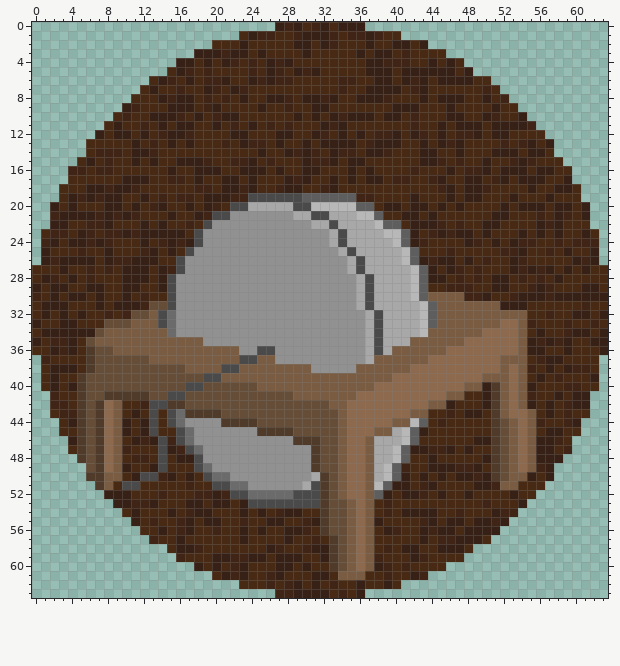
Two states of a pixel-art file, assets/images/aseprites/Salles/meule.aseprite. That is the earlier state.
64x64 pixels, 1 frame. Colours within 5 levels of each other are drawn and written as one.
Now the later version:
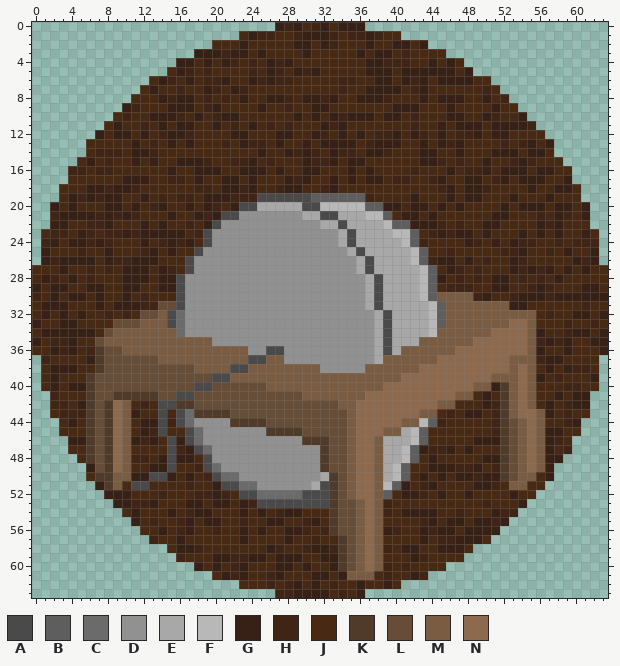
Palette (. is transparent): A #4a4a4a  B #5e5e5e  C #6b6b6b  D #919191  E #a8a8a8  F #b8b8b8  G #372116  H #402516  J #482a14  K #503b2b  L #664d38  M #7a5c43  N #8d6a4e
The edit:
Changed rows in their new state; - is an unchanged pixel.
Layer "Layer 2":
first column x 5:
19 -------------------H-----A-----B--------------------
20 -----------------G-A----E-A----F-B------------------
21 ---------------G-A------D-E-A--E-FB-----------------
22 --------------GA----------D-EA---EF-B---------------
23 -------------HA-------------DEA---E-FB--------------
24 -------------JA-------------DEA----EFB--------------
25 ------------JA---------------DEA----EFB-------------
26 -----------JA-----------------DEA---EFB-------------
27 -----------JA-----------------DEA----EFB------------
28 ----------GA-------------------DEA---EFB------------
29 ----------GA-------------------DEA---EFB------------
30 ----------JA-------------------DEA---EFB---M--------
31 --------H-LA-------------------DEA----EFB------M----
32 ------J-LMAC--------------------DEA---EFB---------M-
33 ---J--L--MAC--------------------DEA---EFB------M-NM-
34 --JL------MC--------------------DEA---EF-----M---NM-
35 -JL-----------M-----------------DEA--E-----M-----NM-
36 -HK-L-------------M-D-A---------DEAE-----M-------NM-
37 -GK-----L---------M-A-M---------DE-----M-------N--M-
38 -JK---------L---M-A-------M----D-----M---------NMNM-
39 JK------------L-A------------------M---------N--MNM-
40 GK----------L-A-----L------------M---------N-MGKMNM-
41 JK-L----K-L-A-----------L------M---------N-M--JKMNM-
42 GKLKNM--J-A-K---------------L-M--------N-M----HKMNM-
43 HKLKNM--JAJAC---K------------LM------N-M------HKM-NM
44 JKLKNM--GAHAC---D---K--------LM----N-MFB------HKLMNM
45 JKLKNM--HA-JAC------D---K----LM--N-MEFB-------HKLMNM
46 GKLKNM---JAGAC----------D--K-LM-NM--EFB-------GKLMNM
47 JKLKNM---JA-GAC-----------DK-LM-NM-EFB--------JKLMNM
48 JKLKNM---GA--JA-----------DK-LM-NM-EFB--------GKLMNM
49 -GLKNM---GA--HAC----------DK-LM-NMEFB---------HKLMNM
50 -J-K-M-G-A----HA-C--------DEKLM-NMEFB---------GKL-M-
51 --GKMJ-A-------G-A-C-----DEAKLM-NMFB-----------J-M--
52 -----------------J-A----C--AKLM-NMB-----------------
53 -------------------H-------AK-LMNM------------------
54 ---------------------------JK-LMNM------------------
55 ---------------------------JK-LMNM------------------
56 ---------------------------HK-LMNM------------------
57 ----------------------------JKLMNM------------------
58 ----------------------------HKLMNM------------------
59 ----------------------------GKLMNM------------------
60 ----------------------------GKLMNM------------------
61 -----------------------------G--M-------------------
